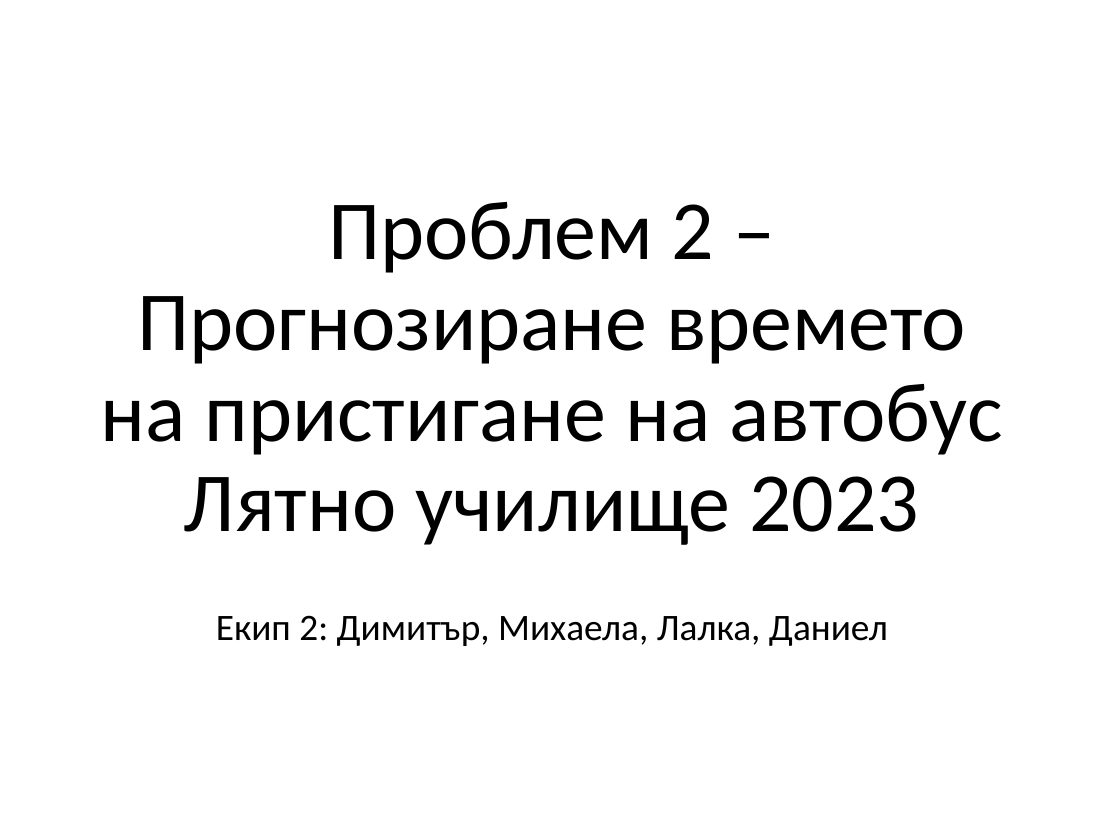
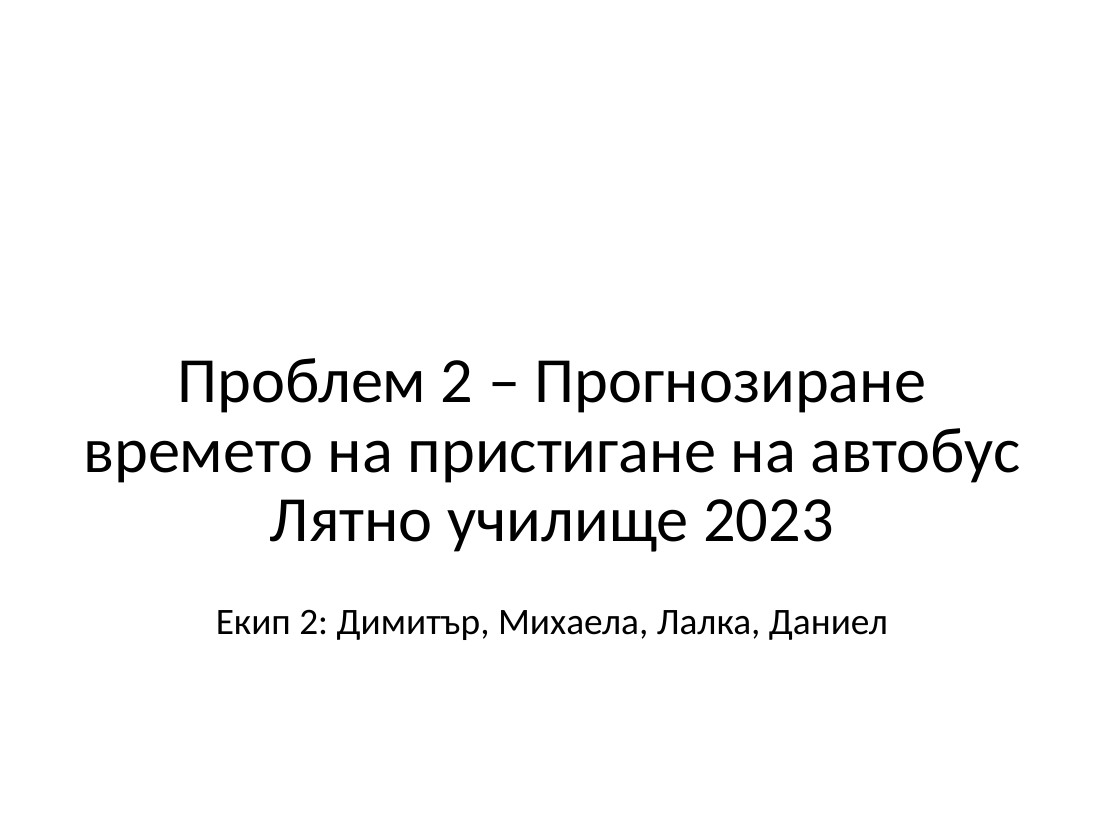
Before and after one commit to mic00s/Summer-School-2023, a slide deck: slide 1 of case.solution_2.pptx. Drawn at 1120x840 pixels with LibreOffice and Linux fonts; fonts in the diff are those of the drawing. Boxes give left, top, right and bottom in pixels: in the first picture for what was removed or moved away, otherwise in the second. Text is boxed around its words. In the diff, an @@ line names an element or a change of style, - is before the commit and + after.

```diff
--- a/case.solution_2.pptx
+++ b/case.solution_2.pptx
@@ title "Проблем 2 – Прогнозиране времето ..." at (x1=83, y1=358, x2=1020, y2=552): size 54 to 41.4 pt @@
@@ subtitle "Екип 2: Димитър, Михаела, Лалка, ..." moved from (x1=216, y1=615, x2=888, y2=646) to (x1=216, y1=609, x2=888, y2=640) @@
```
Also in this commit, not shown: 3 other slides changed, 5 slides added, 5 slides removed.
